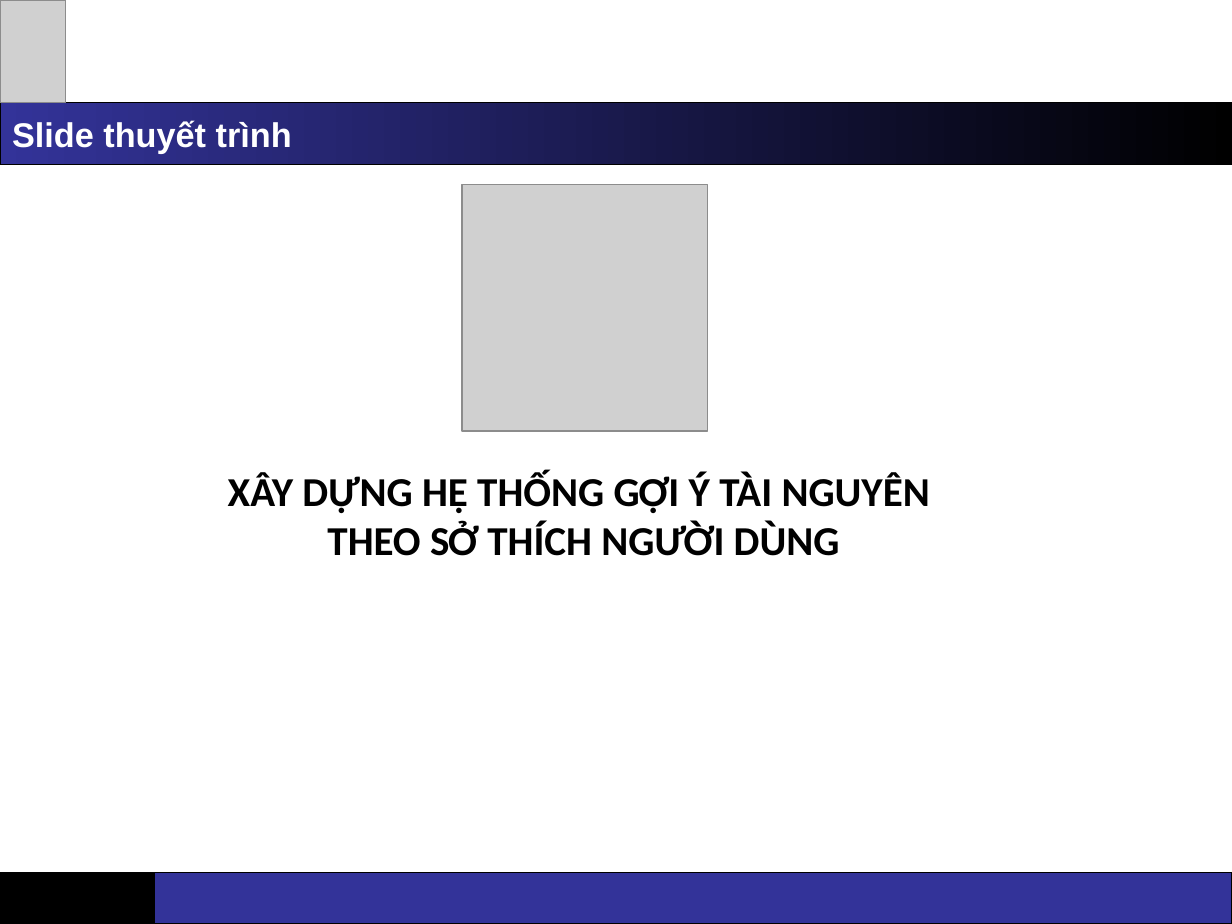
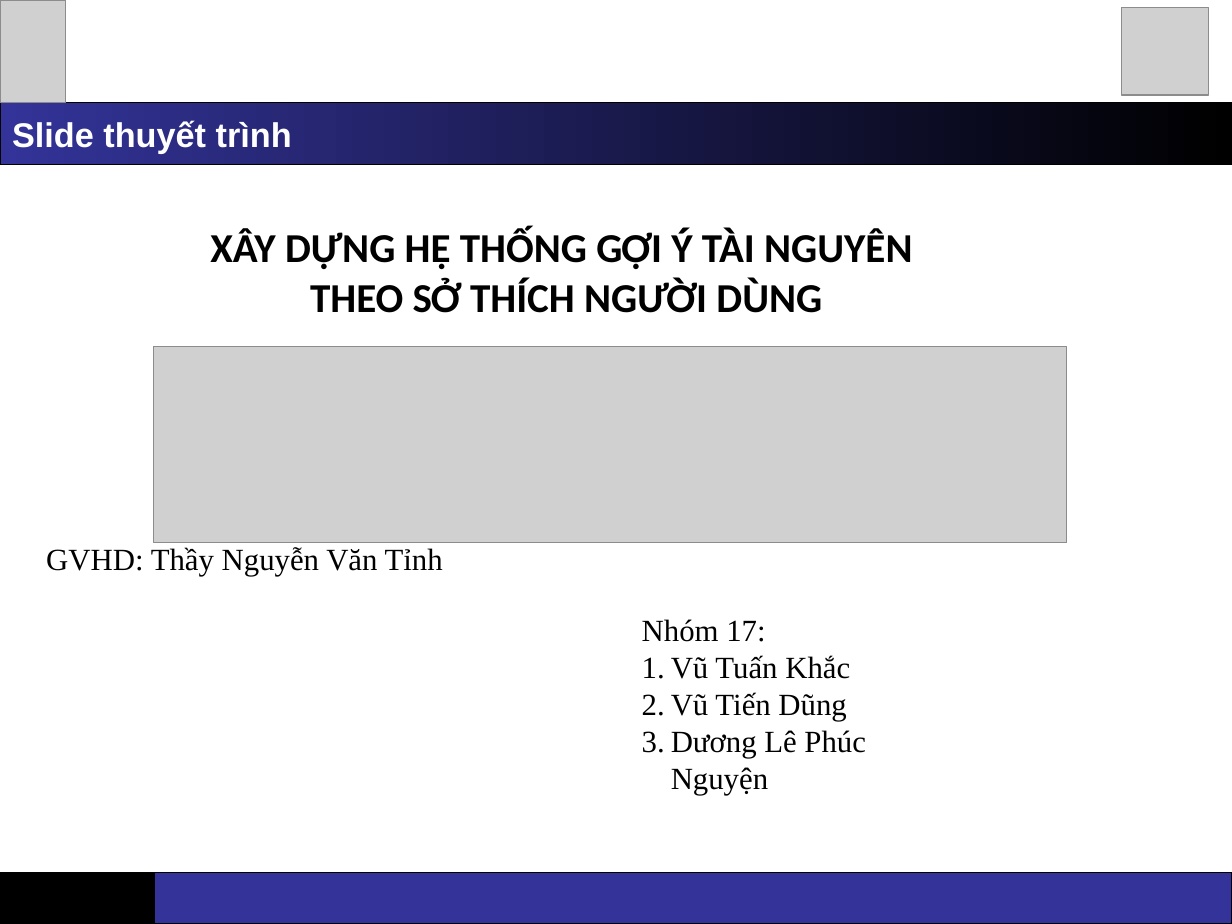
Before and after one commit to tuankhac/BTL_DOAN_CONGCU, a slide deck: slide 1 of slide/S1.ppt. Drawn at 1232x924 pixels with LibreOffice and Linux fonts; fonts in the diff are those of the drawing; grey boxes stand for pictures. Boxes give left, top, right and bottom in pixels: in the first picture for what was removed or moved away, otherwise in the second. Text is boxed around its words. In the diff, an @@ line names an element or a change of style, - is before the commit and + after.

Commit message:
update

```diff
--- a/slide/S1.ppt
+++ b/slide/S1.ppt
@@ picture: place and size @@
-picture at [462,185,707,431]
+picture at [1121,7,1209,95]
@@ text "XÂY DỰNG HỆ THỐNG GỢI ...": place and size @@
-text "XÂY DỰNG HỆ THỐNG GỢI ..." at [228,473,930,556]
+text "XÂY DỰNG HỆ THỐNG GỢI ..." at [210,229,912,313]
@@ picture added at [154,346,1067,542] @@
@@ text added at [46,547,443,577], 18 pt, text #000000 @@
+GVHD: Thầy Nguyễn Văn Tỉnh
@@ text added at [642,619,866,758], 18 pt, text #000000 @@
+Nhóm 17:
+1. Vũ Tuấn Khắc
+2. Vũ Tiến Dũng
+3. Dương Lê Phúc Nguyện
```
